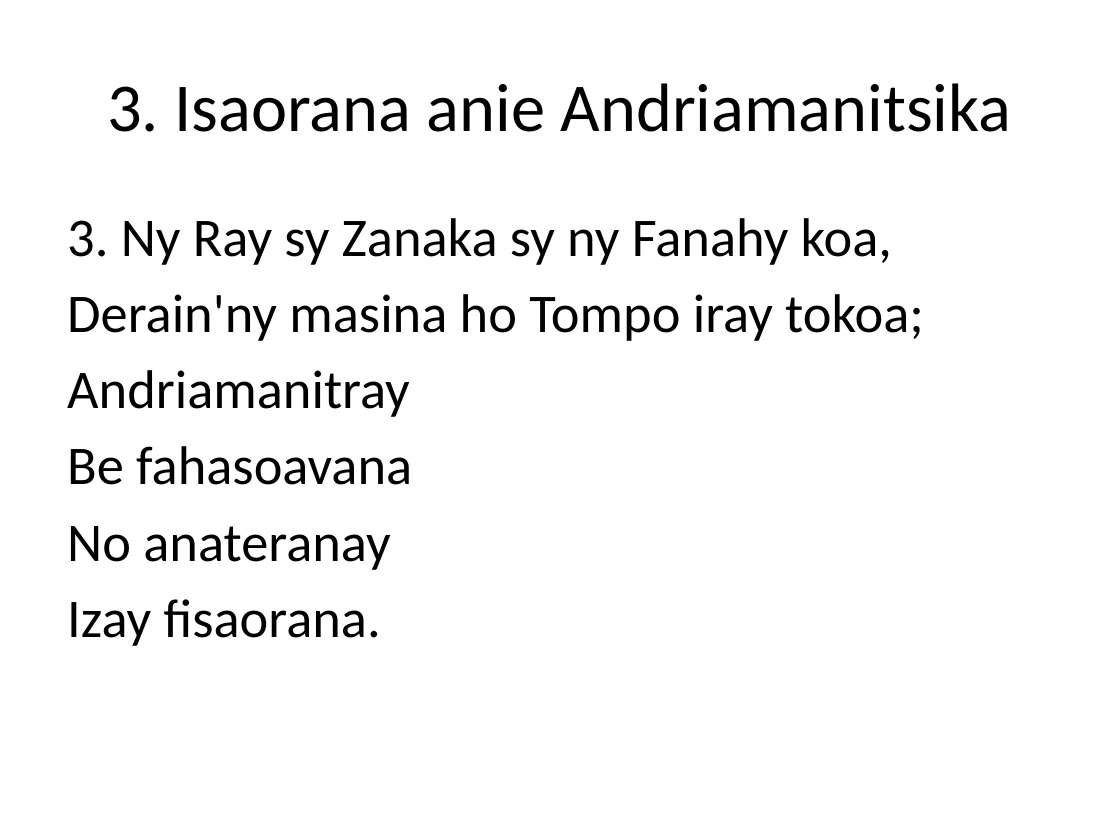
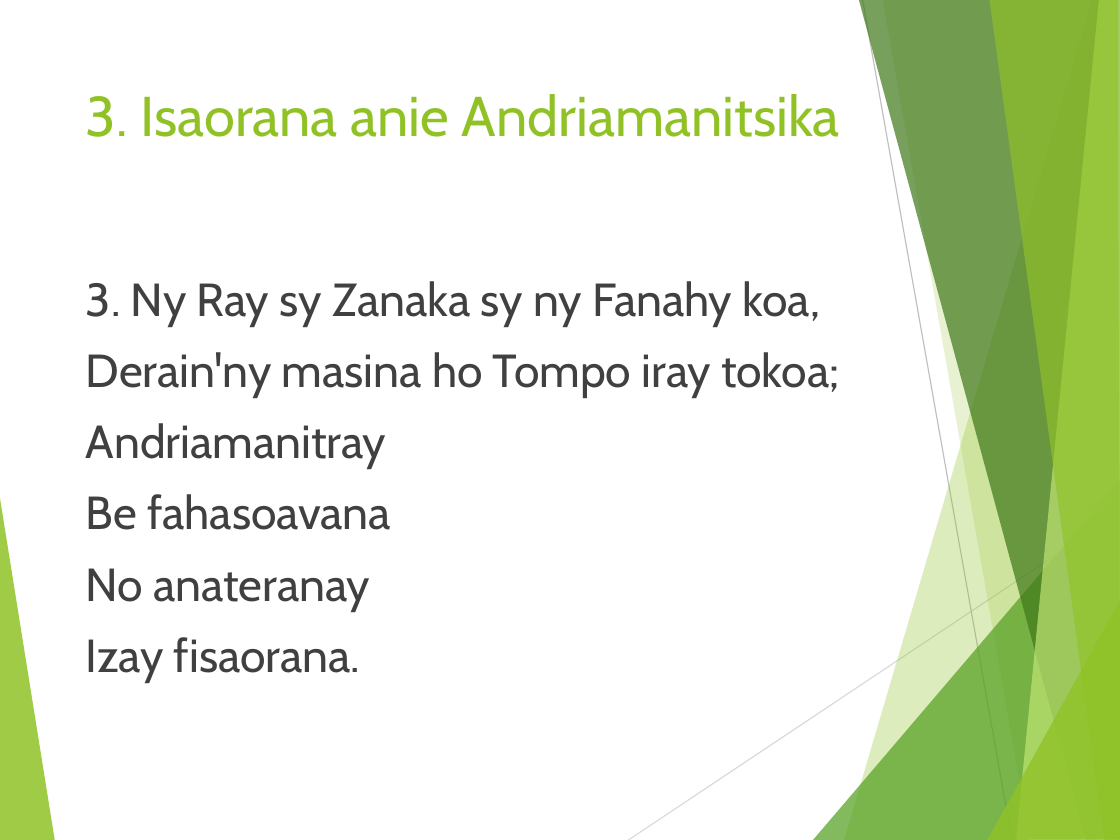
Before and after one commit to jojoX94/Powerpoint-cli--Python, a slide deck: slide 9 of chants.pptx (slide 14 before the commit). Drawn at 1120x840 pixels with LibreOffice and Linux fonts; fonts in the diff are those of the drawing. Boxes give left, top, right and bottom in pixels: in the first picture for what was removed or moved away, otherwise in the second. Text is boxed around its words. In the diff, an @@ line names an element or a change of style, - is before the commit and + after.

Commit message:
Apply default theme in powerpoint  to presentation

```diff
--- a/chants.pptx
+++ b/chants.pptx
@@ title "3. Isaorana anie Andriamanitsika": place and size @@
-title "3. Isaorana anie Andriamanitsika" at [107, 83, 1012, 132]
+title "3. Isaorana anie Andriamanitsika" at [86, 94, 840, 137]
@@ title "3. Isaorana anie Andriamanitsika" at [86, 94, 840, 137]: size 44 to 36 pt, font Calibri to Cabin, text colour #000000 to #90C226; alignment centre to left; vertical alignment middle to top @@
@@ text "3. Ny Ray sy Zanaka ...": place and size @@
-text "3. Ny Ray sy Zanaka ..." at [67, 218, 924, 646]
+text "3. Ny Ray sy Zanaka ..." at [86, 281, 839, 682]
@@ text "3. Ny Ray sy Zanaka ..." at [86, 281, 839, 682]: size 35 to 29.8 pt, font Calibri to Cabin, text colour #000000 to #404040; more space between paragraphs @@
@@ group added at [0, 0, 1120, 840]: 8 freeform shapes, 2 lines @@
```
Also in this commit, not shown: 13 other slides changed, 23 slides added, 3 other files.
